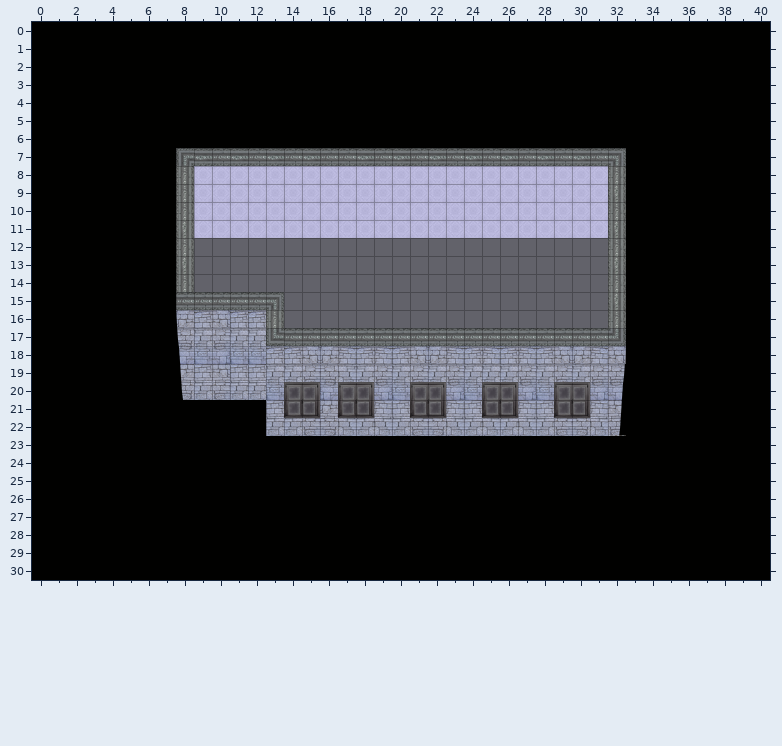
Tiled map, stored at data/maps/elektro_1-10.tmx. The picture above was drawn from the file before the commit.
Cells are 32x32 px. Shown: x 0..40, y 0..30.
The result:
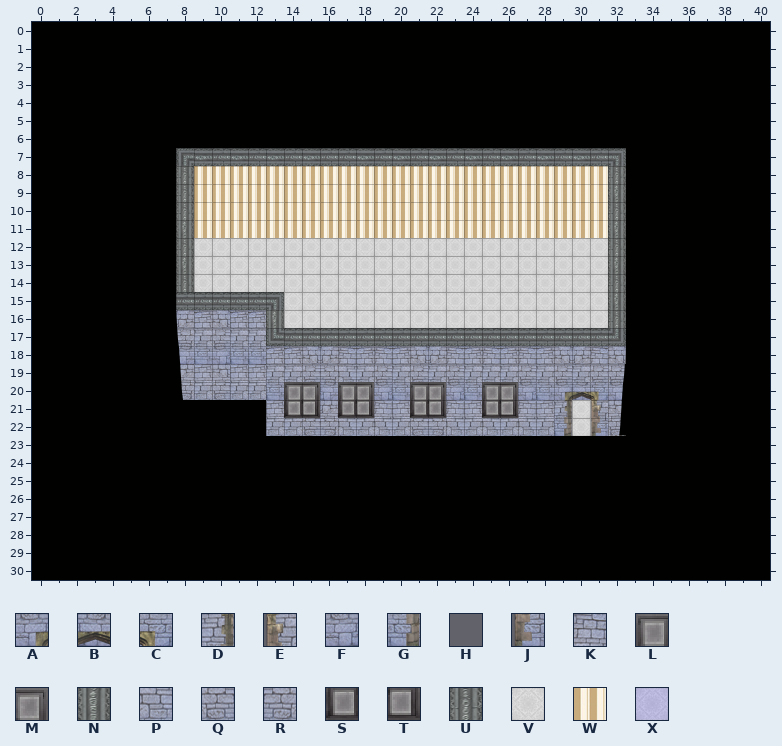
Key: from "duvar": A 11, B 12, C 13, D 25, E 27, F 31, G 39, H 40, J 41, K 47, L 50, M 51, N 52, P 57, Q 59, R 60, S 64, T 65, U 66; from "kaplama": V 4, W 6, X 16.
_ is an empty cell, # one hidden under a higher layer.
Tiles replaced or removed in this view: F, K, L, M, P, Q, R, S, T, U, X.
See-through tiles are keyed as they look on the map.
From old to new:
Changed rows in their new state; . is an unchanged cell.
Layer "Ground":
first column x 9:
 8 WWWWWWWWWWWWWWWWWWWWWWW
 9 WWWWWWWWWWWWWWWWWWWWWWW
10 WWWWWWWWWWWWWWWWWWWWWWW
11 WWWWWWWWWWWWWWWWWWWWWWW
12 VVVVVVVVVVVVVVVVVVVVVVV
13 VVVVVVVVVVVVVVVVVVVVVVV
14 VVVVVVVVVVVVVVVVVVVVVVV
15 .....VVVVVVVVVVVVVVVVVV
16 ....#VVVVVVVVVVVVVVVVVV
first column x 14:
20 VV.VV..VV..VV..VVV
21 VV.VV..VV..VV..VVV
22 ...............VVV
Layer "Top":
first column x 13:
16 N
first column x 29:
20 ABC
21 D_E
22 GHJ
